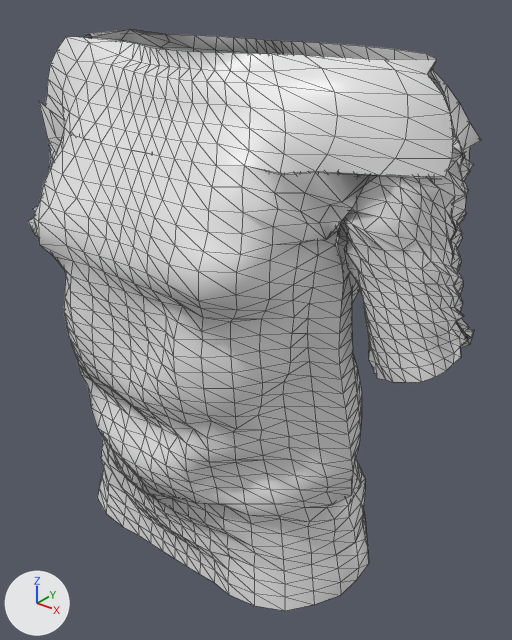
One commit to the glTF model public/modelos/prendas/blusa_38.glb: the scene before it, then after it.
Both versions are drawn from a camera (50 mm lens) standing at (0.481, -0.572, 1.44) and looking at (0.033, -0.012, 1.093). The axes (+X, +Y, +Z) are drawn at lower left. The lights are the same throughout. The older version comes first. Mesh edges are drawn as thin lines.

Objects in the first picture: 'borde|Borde|0', 'canesu|Canesú|0', 'canesu|Canesú|1', 'cuerpo|Delantero|0', 'cuerpo|Espalda|1', 'mangas|Manga|0', 'mangas|Manga|1'.
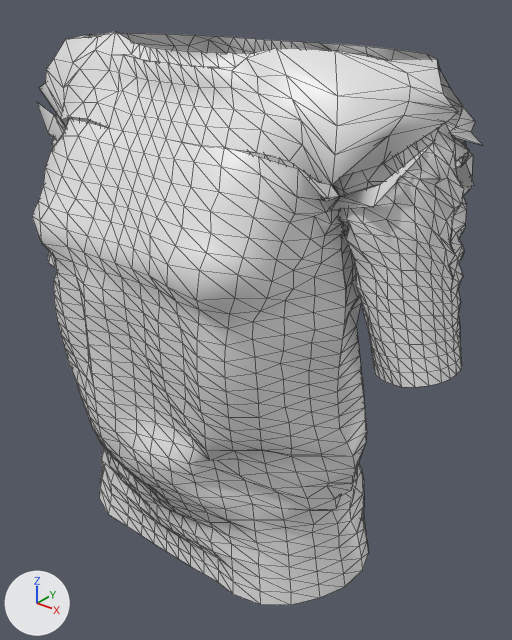
Pixel boxes [x1, y1, x2, y2] of what changed, in the pictures (512 x 640 px):
'cuerpo|Delantero|0', reshaped
    before: [33, 101, 435, 571]
    after: [32, 102, 433, 567]
'canesu|Canesú|0', reshaped (8% taller)
    before: [45, 34, 453, 177]
    after: [39, 31, 458, 185]
'mangas|Manga|0', reshaped (7% taller)
    before: [337, 137, 474, 382]
    after: [332, 124, 473, 387]
'borde|Borde|0', reshaped
    before: [97, 468, 369, 611]
    after: [99, 464, 369, 605]
'cuerpo|Espalda|1', reshaped (mostly hidden)
    before: [153, 154, 365, 541]
    after: [238, 150, 475, 533]
'canesu|Canesú|1', reshaped (19% shorter)
    before: [90, 29, 481, 169]
    after: [90, 33, 483, 146]
'mangas|Manga|1', reshaped (mostly hidden)
    before: [28, 115, 140, 236]
    after: [47, 114, 118, 268]

The change, as a list of edits to the scene's bpy script:
```text
Change me_canesu_canesú_0:
    remove me_canesu_canesú_0.from_pydata(...)  # 133 vertices, 216 faces; spans x -0.253..0.251, y -0.133..-0.007, z 1.296..1.38
    add me_canesu_canesú_0.from_pydata(...)  # 133 vertices, 216 faces; spans x -0.253..0.24, y -0.122..-0.005, z 1.273..1.391
    me_canesu_canesú_0 part 1: 114 of 133 vertices moved; they spanned x -0.253..0.251, y -0.133..-0.013, z 1.296..1.38 and now span x -0.253..0.24, y -0.122..-0.005, z 1.273..1.391; mean shift (0.0, 0.004, 0.007); largest move (0.251, -0.047, 1.298) -> (0.224, -0.052, 1.343)
Change me_canesu_canesú_1:
    remove me_canesu_canesú_1.from_pydata(...)  # 133 vertices, 216 faces; spans x -0.252..0.259, y -0.022..0.081, z 1.291..1.385
    add me_canesu_canesú_1.from_pydata(...)  # 133 vertices, 216 faces; spans x -0.249..0.253, y -0.032..0.083, z 1.295..1.38
    me_canesu_canesú_1 part 2: 114 of 133 vertices moved; they spanned x -0.252..0.259, y -0.022..0.081, z 1.291..1.385 and now span x -0.249..0.253, y -0.032..0.083, z 1.295..1.375; mean shift (-0.005, 0.002, -0.001); largest move (0.259, -0.019, 1.297) -> (0.243, -0.032, 1.328)
Change me_cuerpo_delantero_0:
    remove me_cuerpo_delantero_0.from_pydata(...)  # 570 vertices, 1044 faces; spans x -0.258..0.251, y -0.183..-0.021, z 0.858..1.308
    add me_cuerpo_delantero_0.from_pydata(...)  # 570 vertices, 1044 faces; spans x -0.252..0.241, y -0.187..-0.016, z 0.861..1.325
    me_cuerpo_delantero_0 part 3: 570 of 570 vertices moved; they spanned x -0.258..0.251, y -0.183..-0.021, z 0.858..1.308 and now span x -0.252..0.241, y -0.187..-0.016, z 0.861..1.325; mean shift (0.002, -0.002, 0.007)
Change me_cuerpo_espalda_1:
    remove me_cuerpo_espalda_1.from_pydata(...)  # 570 vertices, 1044 faces; spans x -0.196..0.202, y -0.064..0.104, z 0.84..1.297
    add me_cuerpo_espalda_1.from_pydata(...)  # 570 vertices, 1044 faces; spans x -0.263..0.256, y -0.069..0.107, z 0.853..1.304
    me_cuerpo_espalda_1 part 4: 570 of 570 vertices moved; they spanned x -0.196..0.202, y -0.064..0.104, z 0.84..1.297 and now span x -0.263..0.256, y -0.069..0.107, z 0.853..1.304; mean shift (-0.004, -0.006, 0.008)
Change me_borde_borde_0:
    remove me_borde_borde_0.from_pydata(...)  # 148 vertices, 216 faces; spans x -0.195..0.193, y -0.134..0.104, z 0.793..0.866
    add me_borde_borde_0.from_pydata(...)  # 148 vertices, 216 faces; spans x -0.194..0.194, y -0.136..0.107, z 0.805..0.872
    me_borde_borde_0 part 5: 148 of 148 vertices moved; they spanned x -0.195..0.193, y -0.134..0.104, z 0.793..0.866 and now span x -0.194..0.194, y -0.136..0.107, z 0.805..0.872; mean shift (-0.001, 0.0, 0.008)
Change me_mangas_manga_0:
    remove me_mangas_manga_0.from_pydata(...)  # 500 vertices, 912 faces; spans x 0.102..0.277, y -0.083..0.074, z 1.094..1.371
    add me_mangas_manga_0.from_pydata(...)  # 500 vertices, 912 faces; spans x 0.102..0.277, y -0.08..0.074, z 1.098..1.371
    me_mangas_manga_0 part 6: 485 of 500 vertices moved; they spanned x 0.119..0.277, y -0.083..0.069, z 1.094..1.371 and now span x 0.12..0.277, y -0.08..0.069, z 1.098..1.371; mean shift (-0.002, -0.001, -0.001); largest move (0.162, 0.033, 1.26) -> (0.15, -0.027, 1.247)
Change me_mangas_manga_1:
    remove me_mangas_manga_1.from_pydata(...)  # 500 vertices, 912 faces; spans x -0.272..-0.102, y -0.09..0.074, z 1.138..1.377
    add me_mangas_manga_1.from_pydata(...)  # 500 vertices, 912 faces; spans x -0.28..-0.102, y -0.076..0.074, z 1.087..1.366
    me_mangas_manga_1 part 7: 1 vertex moved within x -0.257, y -0.028, z 1.213; 484 vertices removed from x -0.272..-0.116, y -0.09..0.069, z 1.138..1.377; 484 vertices added at x -0.28..-0.119, y -0.076..0.067, z 1.087..1.366
```
